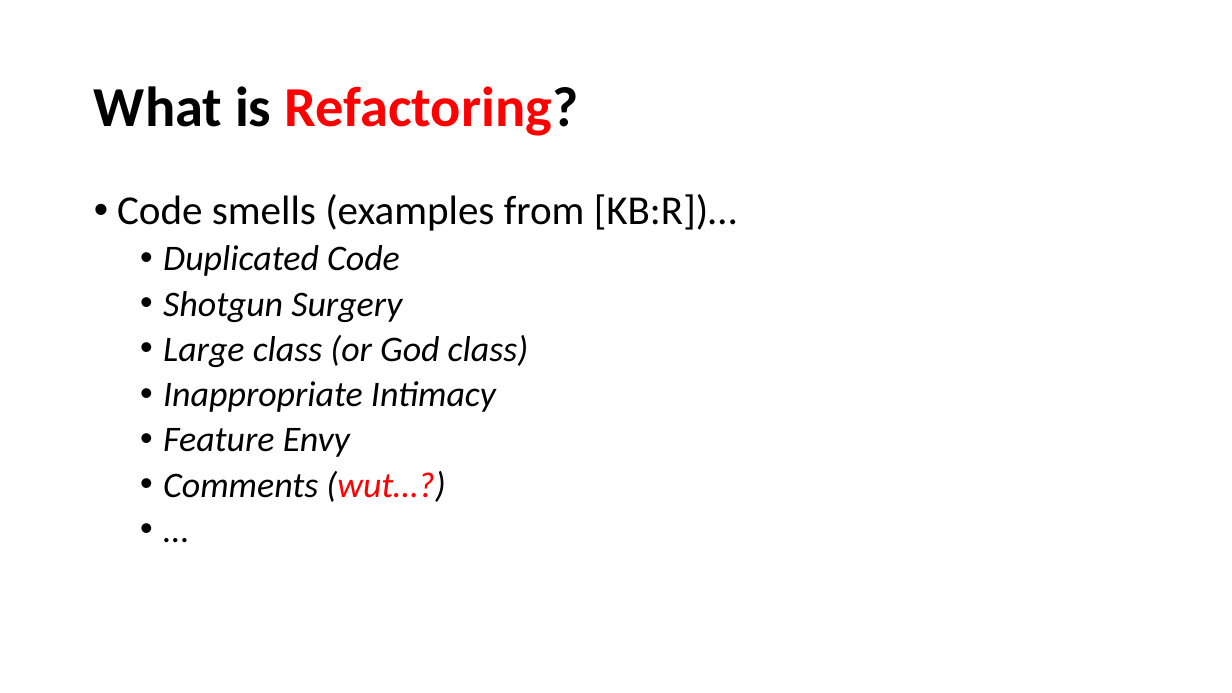
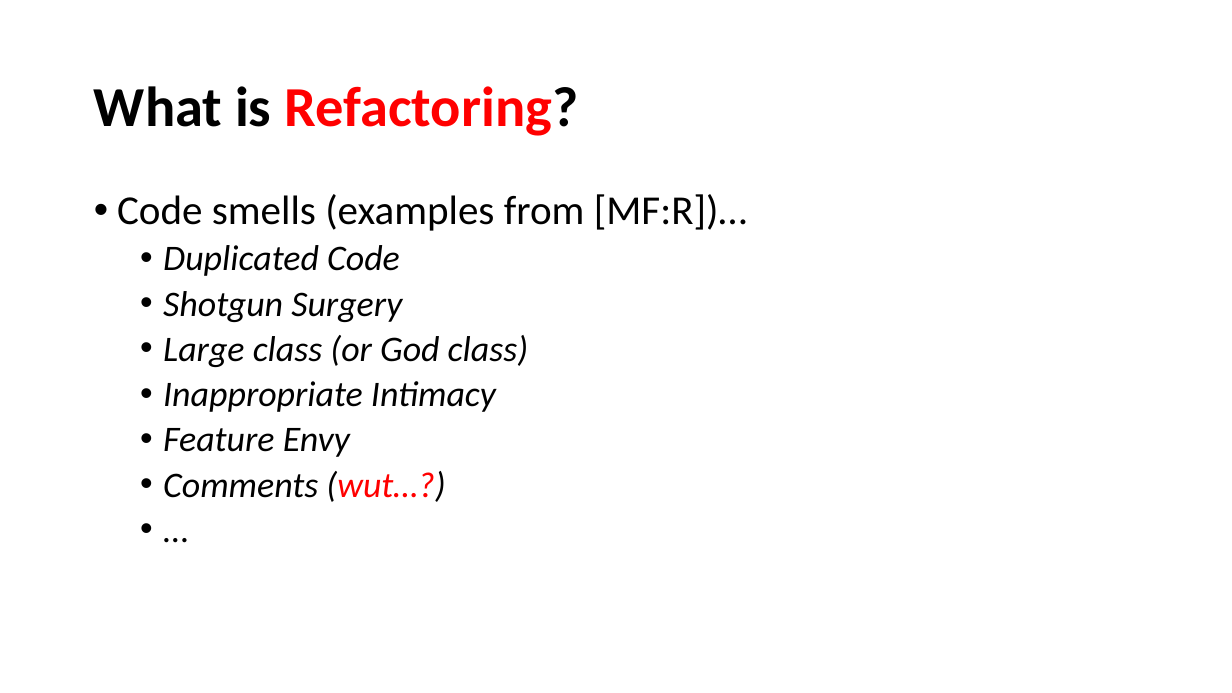
Before and after one commit to perl-easj/OOProg, a slide deck: slide 10 of Chap/ReFac/Presentations/Refactoring.pptx. Drawn at 1232x693 pixels with LibreOffice and Linux fonts; fonts in the diff are those of the drawing. Boxes give left, top, right and bottom in pixels: in the first picture for what was removed or moved away, otherwise in the second. Text is boxed around its words. In the diff, an @@ line names an element or a change of style, - is before the commit and + after.

```diff
--- a/Chap/ReFac/Presentations/Refactoring.pptx
+++ b/Chap/ReFac/Presentations/Refactoring.pptx
@@ text at [117,194,747,231]: text changed @@
-• Code smells (examples from [KB:R])…
+• Code smells (examples from [MF:R])…
```
Also in this commit, not shown: 2 other slides changed.
